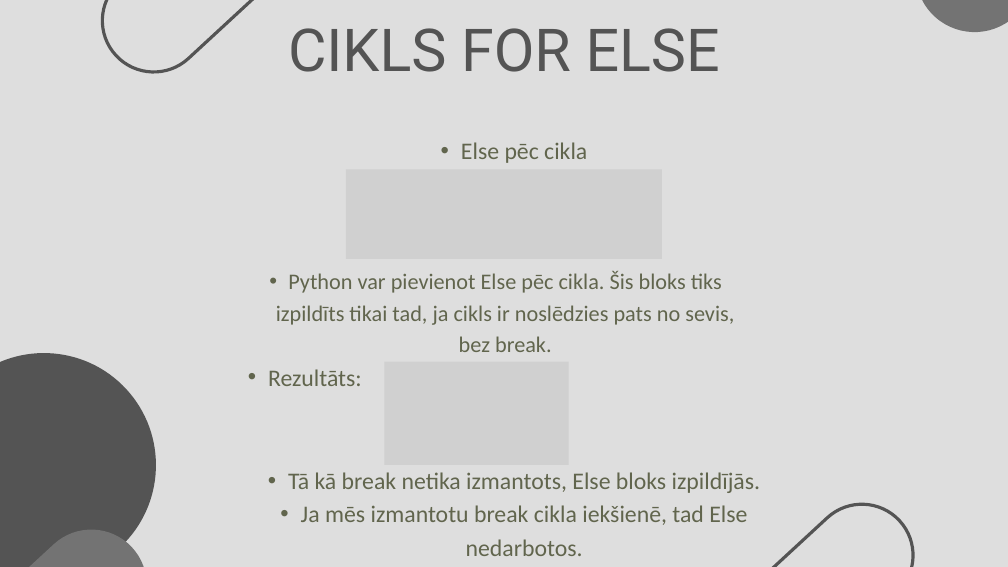
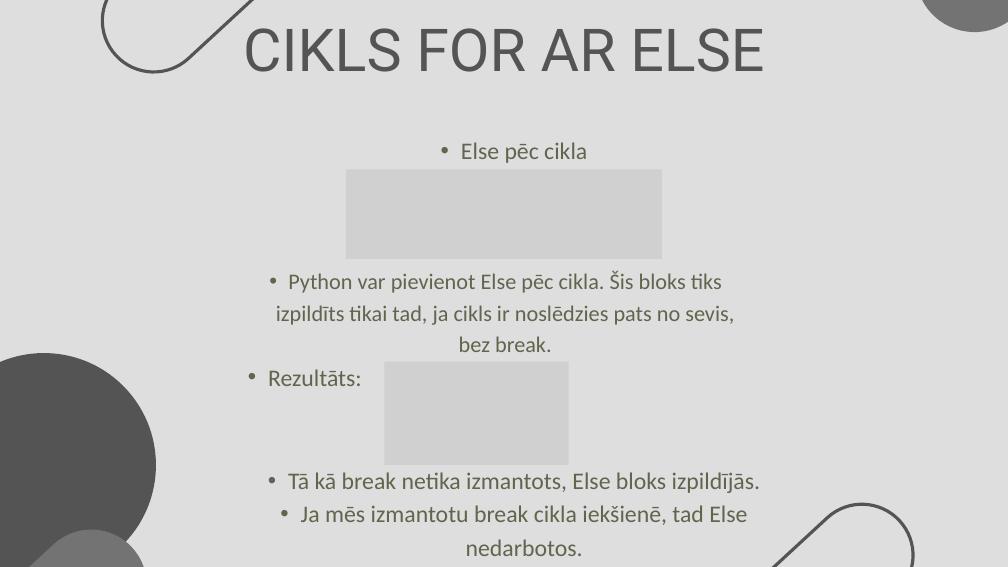
Before and after one commit to 123gleb123/Cecotkins_Eksamens2, a slide deck: slide 13 of Cikls ar skaitītāju programmēšanas valodā Python.pptx. Drawn at 1008x567 pixels with LibreOffice and Linux fonts; fonts in the diff are those of the drawing; grey boxes stand for pictures. Boxes give left, top, right and bottom in pixels: in the first picture for what was removed or moved away, otherwise in the second. Text is boxed around its words. In the diff, an @@ line names an element or a change of style, - is before the commit and + after.

Commit message:
Izlabotas vel kļūdas prezentācijā

```diff
--- a/Cikls ar skaitītāju programmēšanas valodā Python.pptx
+++ b/Cikls ar skaitītāju programmēšanas valodā Python.pptx
@@ text at (243, 28, 764, 72): text changed @@
-CIKLS FOR ELSE
+CIKLS FOR AR ELSE
```
